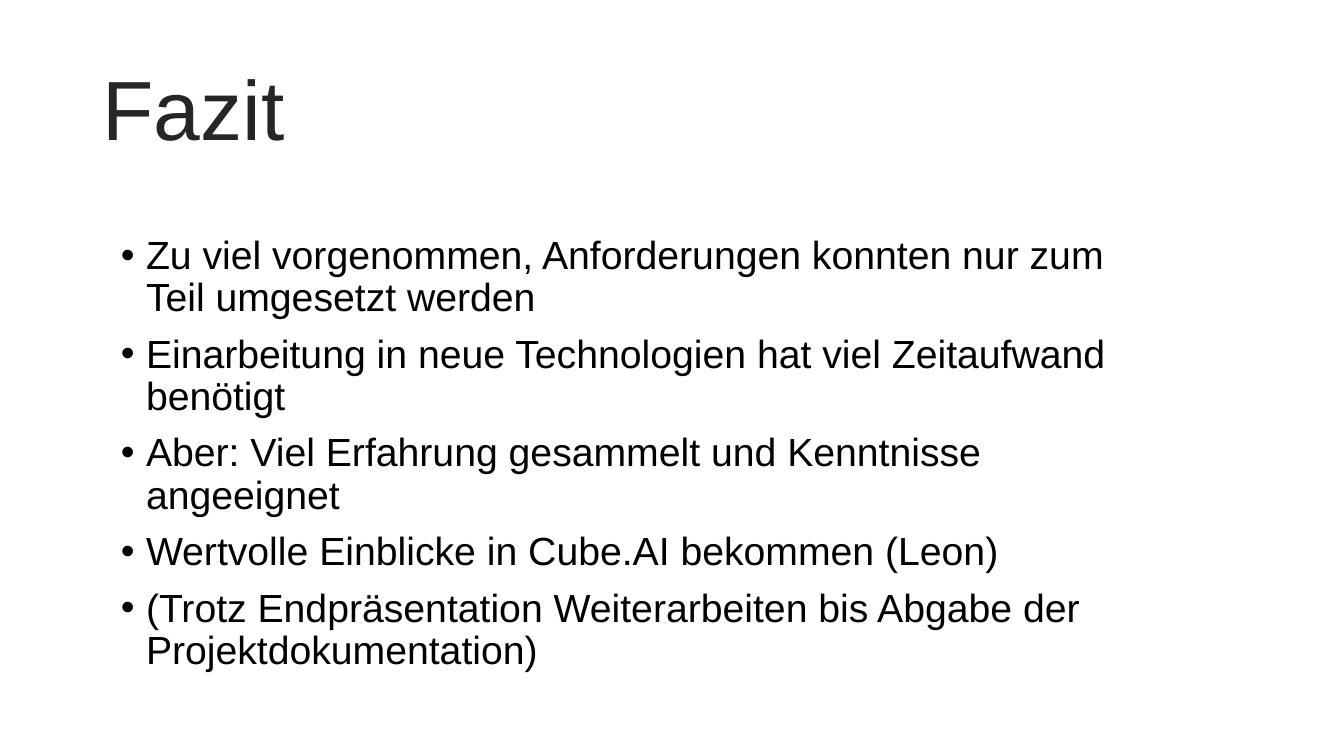
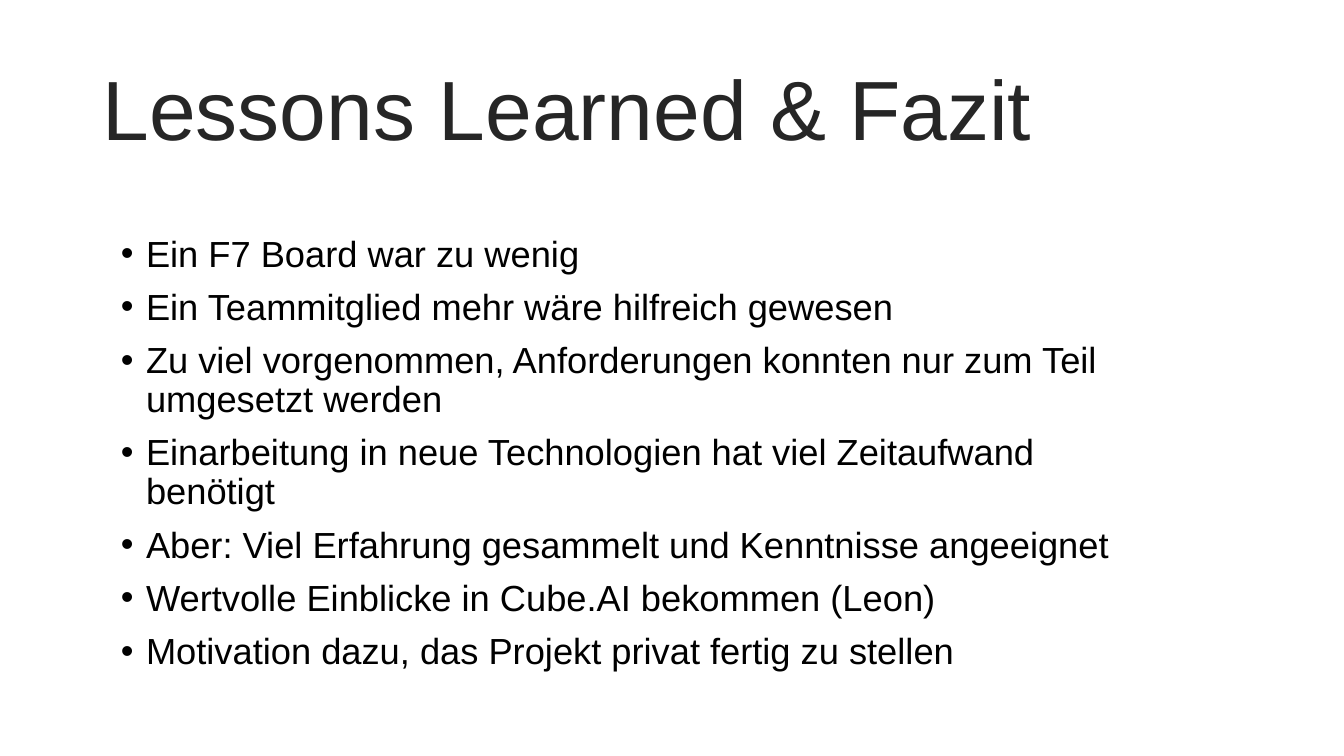
Before and after one commit to Shimizip/Intelligent-Magic-Audio, a slide deck: slide 13 of praesi/ima_ms3.pptx (slide 9 before the commit). Drawn at 1344x756 pixels with LibreOffice and Linux fonts; fonts in the diff are those of the drawing; background and template pictures are left out. Boxes give left, top, right and bottom in pixels: in the first picture for what was removed or moved away, otherwise in the second. Text is boxed around its words. In the diff, an @@ line names an element or a change of style, - is before the commit and + after.

```diff
--- a/praesi/ima_ms3.pptx
+++ b/praesi/ima_ms3.pptx
@@ title at box(102, 79, 1031, 141): text changed @@
-Fazit
+Lessons Learned & Fazit
@@ text at box(146, 240, 893, 326): paragraphs added @@
+• Ein F7 Board war zu wenig
+• Ein Teammitglied mehr wäre hilfreich gewesen
@@ text at box(146, 346, 1108, 617): size 28 to 25.9 pt in "Zu viel vorgenommen, Anforderungen konnten nur zum ...", "Einarbeitung in neue Technologien hat viel Zeitaufwand ...", "Aber: Viel Erfahrung gesammelt und Kenntnisse angeeignet", "Wertvolle Einblicke in Cube.AI bekommen (Leon)" @@
@@ text at box(146, 637, 954, 671): text changed; size 28 to 25.9 pt @@
-• (Trotz Endpräsentation Weiterarbeiten bis Abgabe der Projektdokumentation)
+• Motivation dazu, das Projekt privat fertig zu stellen
```
Also in this commit, not shown: 2 other slides changed, 8 slides added, 4 slides removed.
